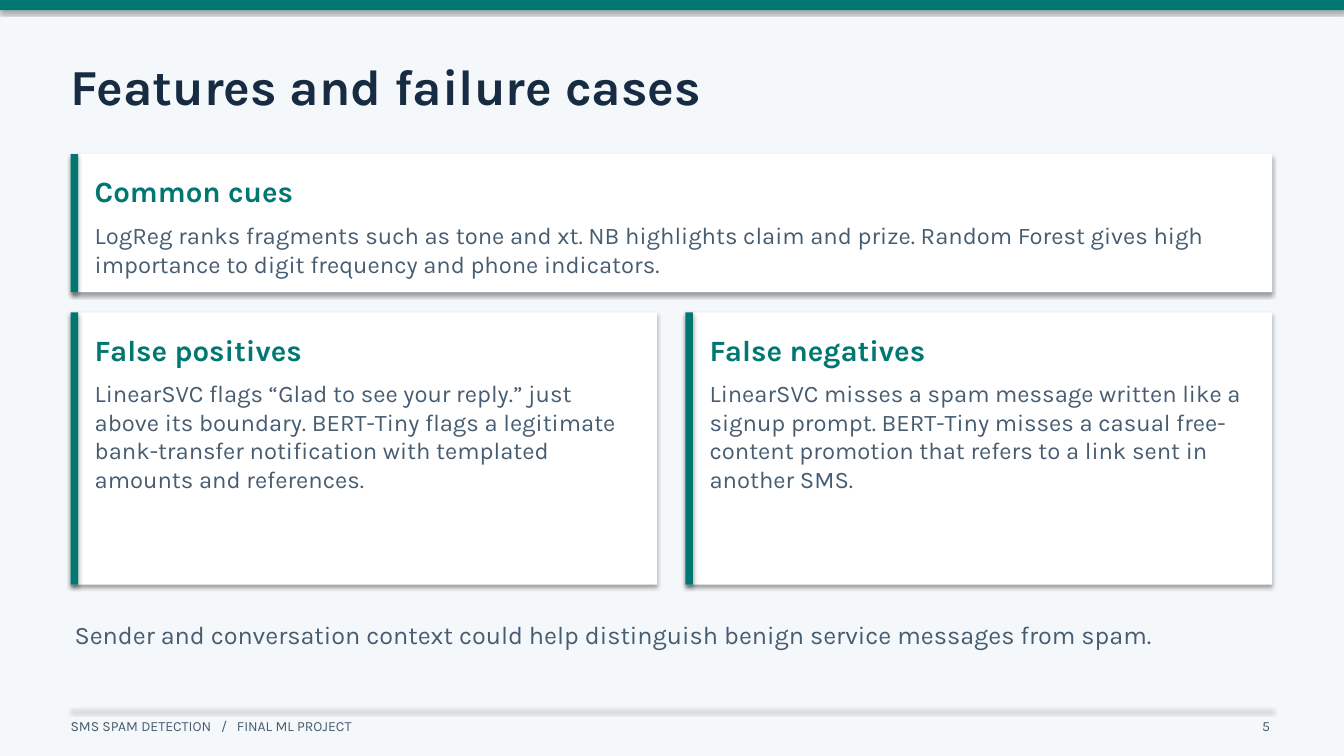
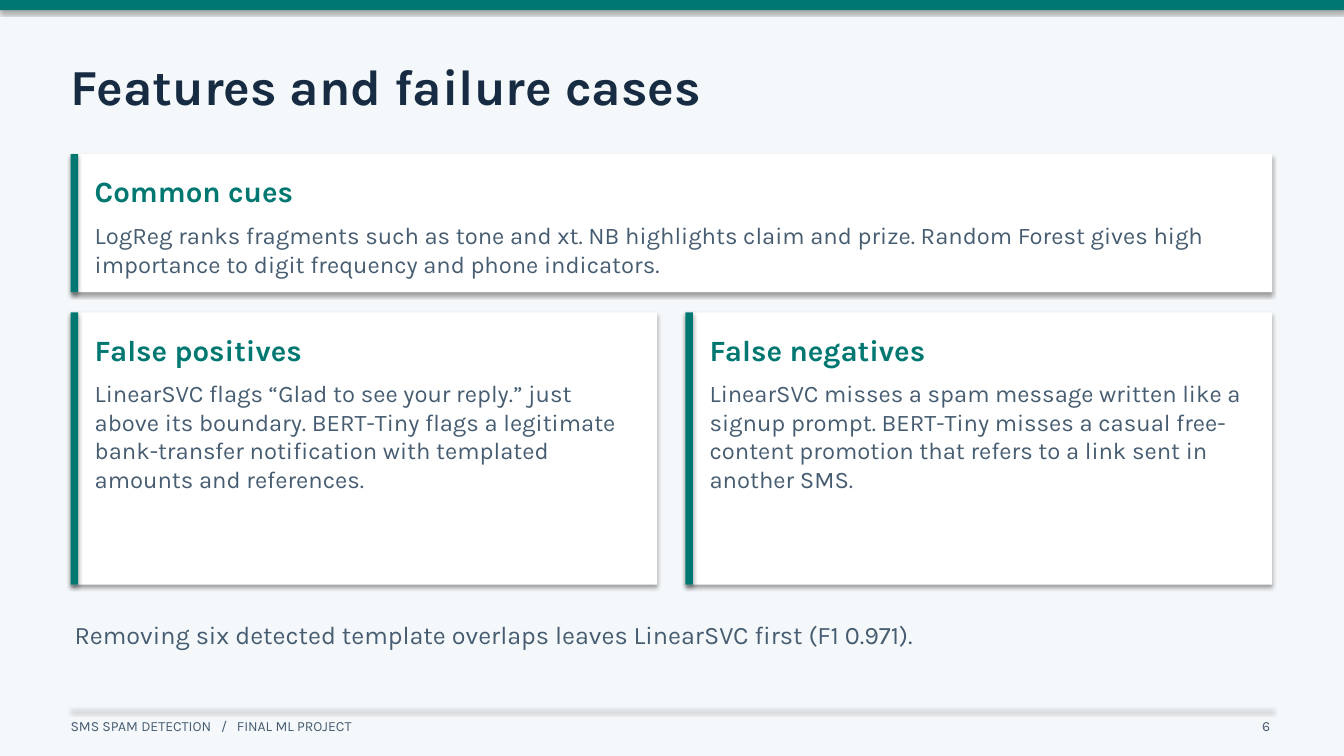
Before and after one commit to dench1k1ng/ml_midterm, a slide deck: slide 6 of SMS_Spam_Detection_Final.pptx (slide 5 before the commit). Drawn at 1344x756 pixels with LibreOffice and Linux fonts; fonts in the diff are those of the drawing. Boxes give left, top, right and bottom in pixels: in the first picture for what was removed or moved away, otherwise in the second. Text is boxed around its words. In the diff, an @@ line names an element or a change of style, - is before the commit and + after.

Commit message:
Prepare final SMS spam project for course defense

```diff
--- a/SMS_Spam_Detection_Final.pptx
+++ b/SMS_Spam_Detection_Final.pptx
@@ text at [75, 626, 913, 650]: text changed @@
-Sender and conversation context could help distinguish benign service messages from spam.
+Removing six detected template overlaps leaves LinearSVC first (F1 0.971).
@@ text at [1262, 722, 1270, 731]: text changed @@
-5
+6
```
Also in this commit, not shown: 3 other slides changed, 1 slide added, 2 other files.
